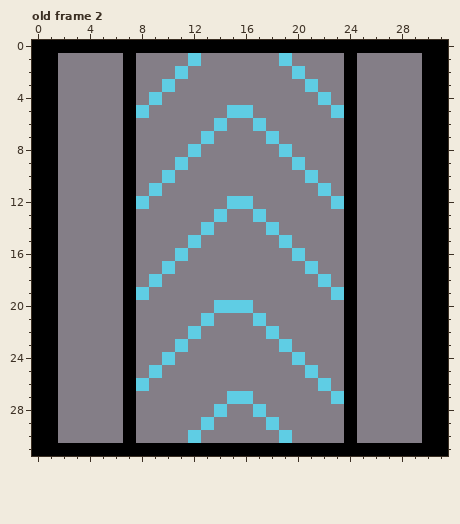
File history of a pixel-art file, Assets/Assets-Nexus Factory/Estructuras/Transport/lvl1/asesprite/Transport_rect_lvl1.aseprite. Above, as it was before the edit.
32x32 pixels, 2 frames. Shown: old frame 2. The commit also changed other frames, which this record leaves out.
The same view after the edit:
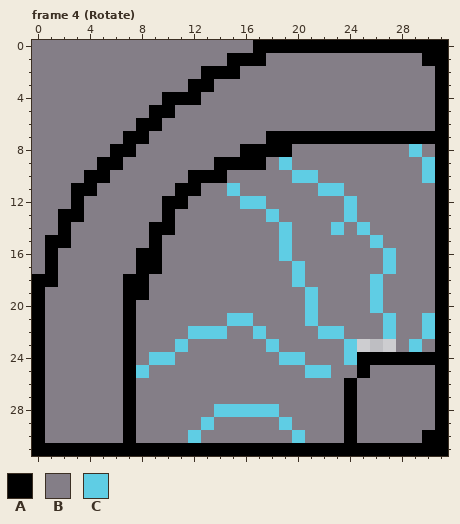
Palette (. is transparent): A #000000  B #847e87  C #5fcde4
A new or re-ordered frame is compared with the old frame closest to it.
Edits made:
frames 2 -> 4
Frame 4 (Rotate) is new; against old frame 2:
y 0: x 0..16 AAAAAAAAAAAAAAAAA -> BBBBBBBBBBBBBBBBB
y 1: x 0..1 AA -> BB; x 7 A -> B; x 12 C -> B; x 15..17 BBB -> AAA; x 19 C -> B; x 24 A -> B
y 2: x 0..1 AA -> BB; x 7 A -> B; x 11 C -> B; x 13..15 BBB -> AAA; x 20 C -> B; x 24 A -> B; x 30 A -> B
y 3: x 0..1 AA -> BB; x 7 A -> B; x 10 C -> B; x 12..13 BB -> AA; x 21 C -> B; x 24 A -> B; x 30 A -> B
y 4: x 0..1 AA -> BB; x 7 A -> B; x 9..12 CBBB -> BAAA; x 22 C -> B; x 24 A -> B; x 30 A -> B
y 5: x 0..1 AA -> BB; x 7..10 ACBB -> BBAA; x 15..16 CC -> BB; x 23..24 CA -> BB; x 30 A -> B
y 6: x 0..1 AA -> BB; x 7..9 ABB -> BAA; x 14 C -> B; x 17 C -> B; x 24 A -> B; x 30 A -> B
y 7: x 0..1 AA -> BB; x 8 B -> A; x 13 C -> B; x 18..23 CBBBBB -> AAAAAA; x 25..29 BBBBB -> AAAAA
y 8: x 0..1 AA -> BB; x 6 B -> A; x 12 C -> B; x 16..19 BBBC -> AAAA; x 24 A -> B; x 29..30 BA -> CB
y 9: x 0..1 AA -> BB; x 5..7 BBA -> AAB; x 11 C -> B; x 14..17 BBBB -> AAAA; x 19..20 BC -> CB; x 24 A -> B; x 30 A -> C
y 10: x 0..1 AA -> BB; x 4..5 BB -> AA; x 7 A -> B; x 10 C -> B; x 12..14 BBB -> AAA; x 20 B -> C; x 24 A -> B; x 30 A -> C
y 11: x 0..1 AA -> BB; x 3..4 BB -> AA; x 7 A -> B; x 9 C -> B; x 11..12 BB -> AA; x 15 B -> C; x 23..24 BA -> CB; x 30 A -> B
y 12: x 0..1 AA -> BB; x 3 B -> A; x 7..8 AC -> BB; x 10..11 BB -> AA; x 15 C -> B; x 17 B -> C; x 23..24 CA -> BC; x 30 A -> B
y 13: x 0..3 AABB -> BBAA; x 7 A -> B; x 10 B -> A; x 14 C -> B; x 17..18 CB -> BC; x 24 A -> C; x 30 A -> B
y 14: x 0..2 AAB -> BBA; x 7 A -> B; x 9..10 BB -> AA; x 13 C -> B; x 18..19 CB -> BC; x 23..25 BAB -> CBC; x 30 A -> B
y 15: x 0 A -> B; x 2 B -> A; x 7 A -> B; x 9 B -> A; x 12 C -> B; x 24 A -> B; x 26 B -> C; x 30 A -> B
y 16: x 0 A -> B; x 7..9 ABB -> BAA; x 11 C -> B; x 19..20 BC -> CB; x 24 A -> B; x 27 B -> C; x 30 A -> B
y 17: x 0 A -> B; x 7..10 ABBC -> BAAB; x 20..21 BC -> CB; x 24 A -> B; x 27 B -> C; x 30 A -> B
y 18: x 8..9 BC -> AB; x 20 B -> C; x 22 C -> B; x 24 A -> B; x 26 B -> C; x 30 A -> B
y 19: x 1 A -> B; x 8 C -> A; x 21 B -> C; x 23..24 CA -> BB; x 26 B -> C; x 30 A -> B
y 20: x 1 A -> B; x 14..16 CCC -> BBB; x 21 B -> C; x 24 A -> B; x 26 B -> C; x 30 A -> B
y 21: x 1 A -> B; x 13 C -> B; x 15..17 BBC -> CCB; x 21 B -> C; x 24 A -> B; x 27 B -> C; x 30 A -> C
y 22: x 1 A -> B; x 13..14 BB -> CC; x 17..18 BC -> CB; x 22..24 BBA -> CCB; x 27 B -> C; x 30 A -> C
y 23: x 1 A -> B; x 18..19 BC -> CB; x 24..27 ABBB -> C...; x 29..30 BA -> CB
y 24: x 1 A -> B; x 9 B -> C; x 19 B -> C; x 24..29 ABBBBB -> CAAAAA
y 25: x 1 A -> B; x 8..9 BC -> CB; x 22 B -> C; x 24..25 AB -> BA; x 30 A -> B
y 26: x 1 A -> B; x 8 C -> B; x 22 C -> B; x 30 A -> B
y 27: x 1 A -> B; x 15..16 CC -> BB; x 23 C -> B; x 30 A -> B
y 28: x 1 A -> B; x 15..16 BB -> CC; x 18 B -> C; x 30 A -> B
y 29: x 1 A -> B; x 18..19 CB -> BC; x 30 A -> B
y 30: x 1 A -> B; x 19..20 CB -> BC
